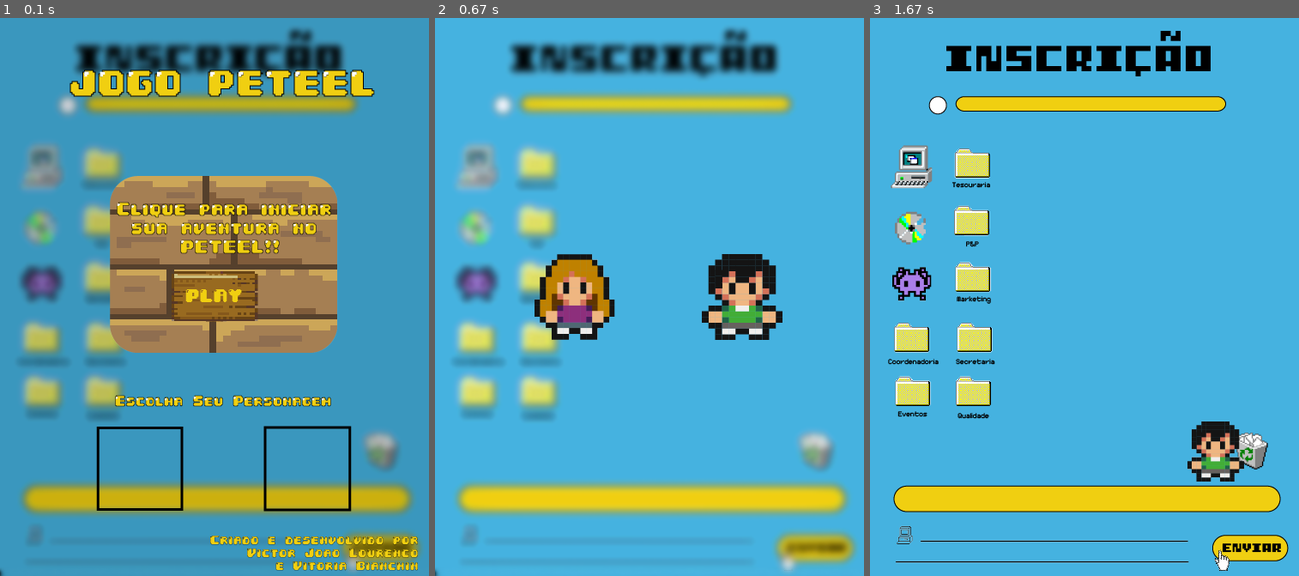
Above: before the commit, frames 1-3 (left to right).
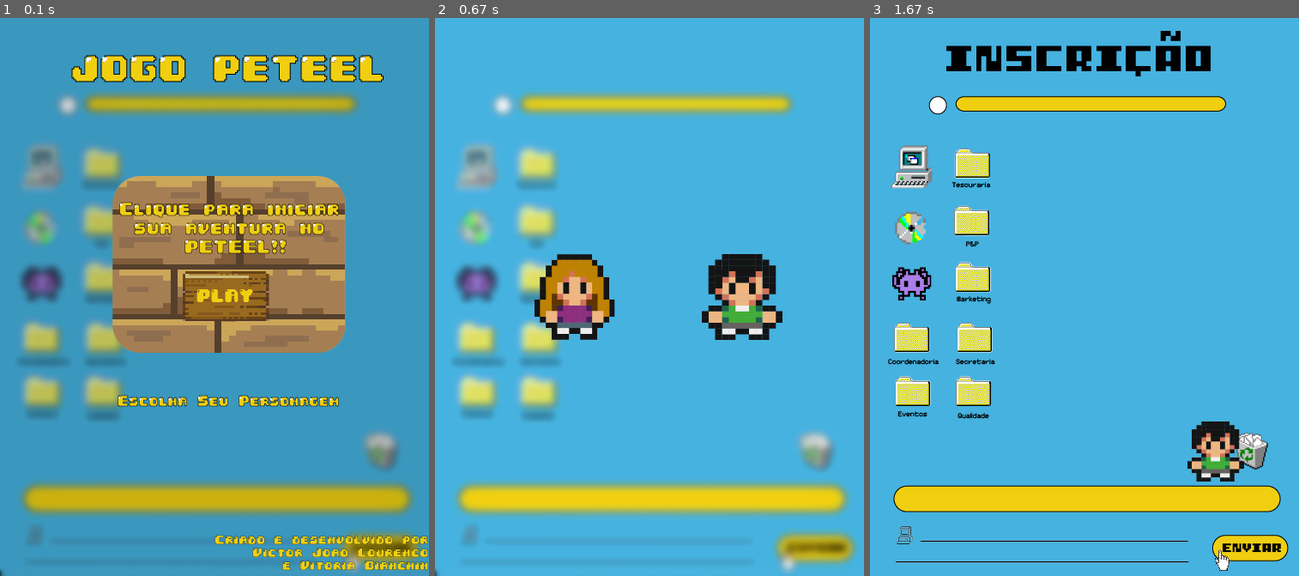
Above: after the commit, the same moments.

Repository: Victor-J-L/JOGO-PETEEL
Game: pygame game, started from esqueleto.py
Two runs of this game, one before a commit and one after it. Both use one fixed random seed, a clock stepped at 60 frames per second and the inputs below.
Inputs (mouse positions are in pixels of both pictures, inside the frame that each line leads up to):
- Up to frame 1 (0.1 s): no input
- Up to frame 2 (0.67 s): click (649, 297) at 0.38 s
- Up to frame 3 (1.67 s): click (981, 302) at 0.72 s

The runs differ from the first frame. In frame 1, 13% of the frame differs, in the area x 16-100%, y 1-100%; in frame 2, 3.8%; in frame 3, nothing differs.

Commit message:
arrumando

Diff:
--- a/esqueleto.py
+++ b/esqueleto.py
@@ -21,7 +21,7 @@
     botao = pygame.Rect((200, 362, 100, 50))
 
     #IMAGENS
-    pag_inicial = pygame.image.load("Imagens/Página inicial/paginainicial.png")
+    pag_inicial = pygame.image.load("Imagens/Página inicial/paginainicial2.png")
     sp_paginicial = pygame.sprite.Sprite()
     sp_paginicial.pag_inicial = pag_inicial
     sp_paginicial.rect = pag_inicial.get_rect()
@@ -35,9 +35,9 @@
     sp_play.rect.top = 342
     sp_play.rect.bottom = 391
     sp_play.rect.left = 199
-    sp_play.rect.right = 301
+    sp_play.rect.right = 314
 
-    fundo = pygame.image.load("Imagens/Primeira Fase/fundo12desfocado.png")
+    fundo = pygame.image.load("Imagens/Primeira Fase/fundo123desfocado.png")
 
     #PERSONAGEM 1
 
Binary file added: Imagens/Página inicial/paginainicial2.png
